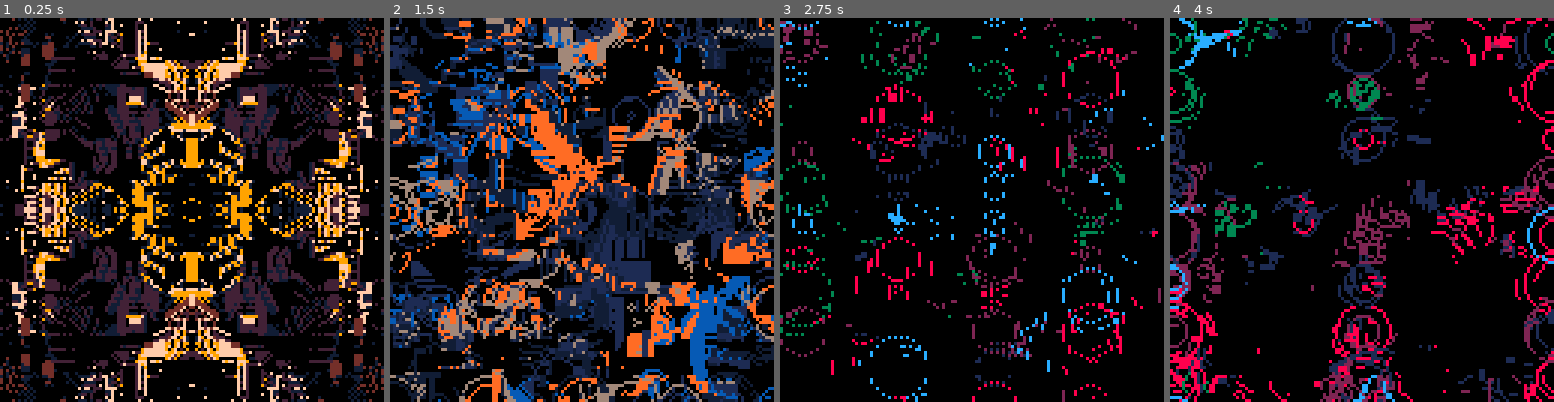
Above: before the commit, frames 1-4 (left to right).
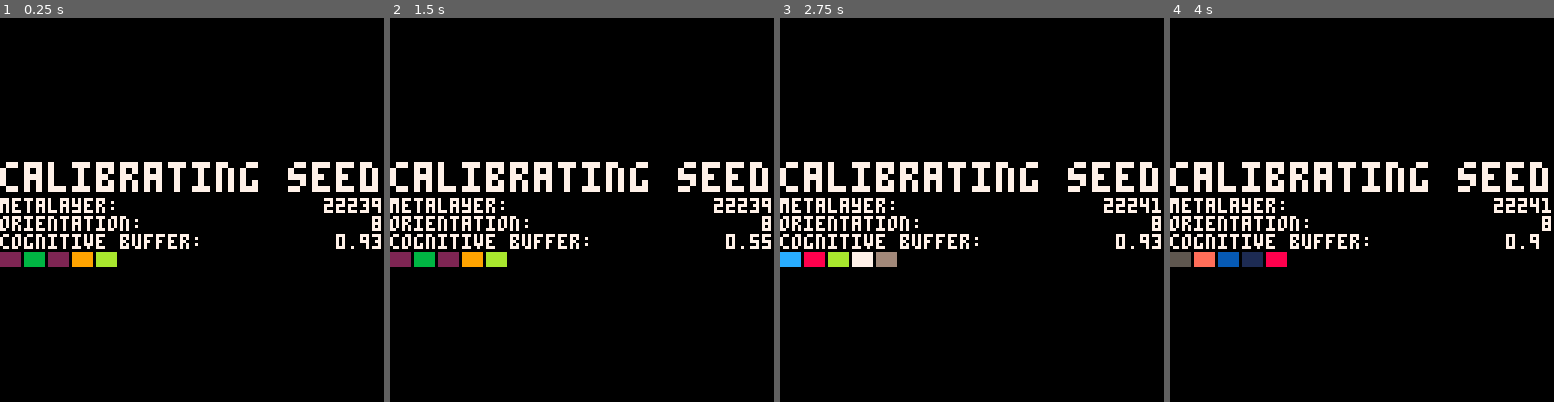
Above: after the commit, the same moments.

Repository: aebrer/pico8_carts
Game: PICO-8 cartridge versum/genesis/interior_zoning_cartography.p8
Same seed, same stepped clock (60 frames per second), same inputs: the game is played once before the commit and once after it.
Inputs:
- Up to frame 1 (0.25 s): no input
- Up to frame 2 (1.5 s): tap X (X key) at 0.33, 1.07 s; tap O (Z key) at 0.7 s
- Up to frame 3 (2.75 s): hold Right 1.6-2.1 s; tap O (Z key) at 1.7, 2.1, 2.5 s; tap X (X key) at 1.85 s; hold Up 2.15-2.42 s; hold Right from 2.47 s (still down)
- Up to frame 4 (4 s): tap O (Z key) at 2.9, 3.3, 3.7 s; tap X (X key) at 2.97 s; release Right at 3.03 s; hold Left 3.08-3.58 s; hold Down 3.63-3.97 s

The runs differ from the first frame. In frame 1, 44% of the frame differs, in the area x 0-100%, y 0-100%; in frame 2, 59%; in frame 3, 15%; in frame 4, 23%.

Commit message:
added UX to versum piece

Diff:
--- a/versum/genesis/interior_zoning_cartography.p8
+++ b/versum/genesis/interior_zoning_cartography.p8
@@ -4,6 +4,8 @@
 poke(0x5f54,0x60)
 r=rnd
 s=r(-1)
+s1=0
+s2=0
 c=circ
 p=0
 xi=0
@@ -12,20 +14,18 @@
 rev_y=0
 cx=0
 cy=0
+f=100
+max_f=100
+function q()return r(32)-16end
 function _init()
---cx=0cy=0
---camera(-cx,-cy)
+s=abs(s)
+f=max_f
 srand(s)
-poke(24364,r({0,0,0,5,6,7}))
+local ss=split(tostr(s),".",false)
+s1,s2=ss[1],ss[2]
+if(not s2)s2="0000"
 cls()
-p=r({
- {8,1,2,3,12},
- {130,141,2,14,136},
- {140,129,137,-10,1},
- {129,130,132,9,15},
- {1,2,129,130,142}
-})
-pal(p,1)
+pal({q(),q(),q(),q(),q(),0,7},1)
 fillp(r({
 ∧,░,…,█,█,
 █,▥,▒,♪,▤
@@ -44,7 +44,40 @@
 rev_x=r({true,false})
 rev_y=r({true,false})
 end
+function _seed_print()
+ poke(24364,0)
+ while #s2<4 do
+  s2 = s2.."0"
+ end
+ s2 = s2.."a"
+ while #s1<5 do
+  s1 = "0"..s1
+ end
+ while f>0 do
+  cls()
+  print("\^#\^w\^tcalibrating seed",0,48,7)
+  print("\^#metalayer:\t \t \t \t   "..s1,7)
+  print("\^#orientation:\t \t \t \t   "..s2,7)
+  print("\^#cognitive buffer:\t \t \t"..f/max_f,7)
+  print("\f1█\f2█\f3█\f4█\f5█")
+  f-=1
+  flip()
+  _seed_input()
+ end
+ cls()
+ poke(24364,r({0,0,0,5,6,7}))
+end
+
+function _seed_input()
+ if(btnp(3))s-=.0001 _init() _seed_print()
+ if(btnp(2))s+=.0001 _init() _seed_print()
+ if(btnp(0))s-=1 _init() _seed_print()
+ if(btnp(1))s+=1 _init() _seed_print()
+end
+
 _init()
+_seed_print()
+
 ::_::
 for x=-640+cx,640+cx,xi do
  for y=-640+cy,640+cy,yi do
@@ -68,12 +101,17 @@
 --print("\^#"..xi.." "..yi,0,0,7)
 flip()
 --if(t()%5<=0.01)extcmd("reset")
-if(btnp(4))s+=1cx=0cy=0_init()
-if(btnp(5))s-=1cx=0cy=0_init()
-if(btn(3))cy+=1 _init()
-if(btn(2))cy-=1 _init()
-if(btn(0))cx-=1 _init()
-if(btn(1))cx+=1 _init()
+if not btn(4) then
+ if(btnp(5))extcmd("screen")
+ if(btn(3))cy+=1 _init()
+ if(btn(2))cy-=1 _init()
+ if(btn(0))cx-=1 _init()
+ if(btn(1))cx+=1 _init()
+else
+ if(btnp(5))extcmd("video")
+ _seed_input()
+end
+-- if(f>0)print("\#"..xi.." "..yi,0,0,7)f-=1
 goto _
 __gfx__
 00000000000000000000000000000000000000000000000000000000000000000000000000000000000000000000000000000000000000000000000000000000
Not shown, changed: the thumbnail (__label__) section of fxhash/beginner_ideocartography/beginner_ideocartography.p8
